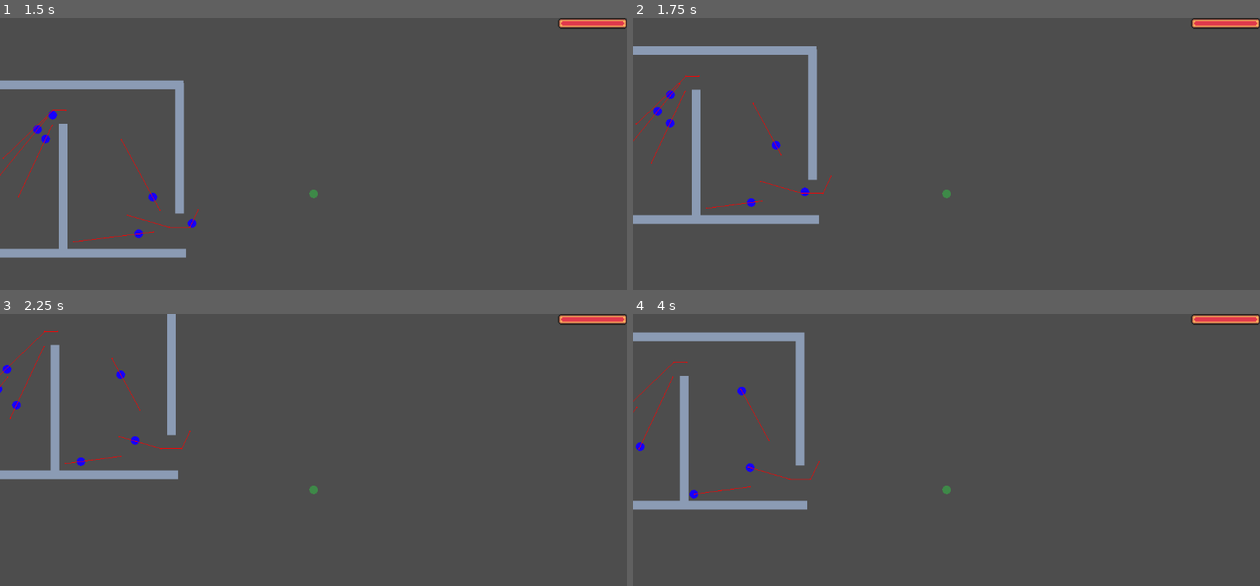
Above: before the commit, frames 1-4 (two rows, left to right).
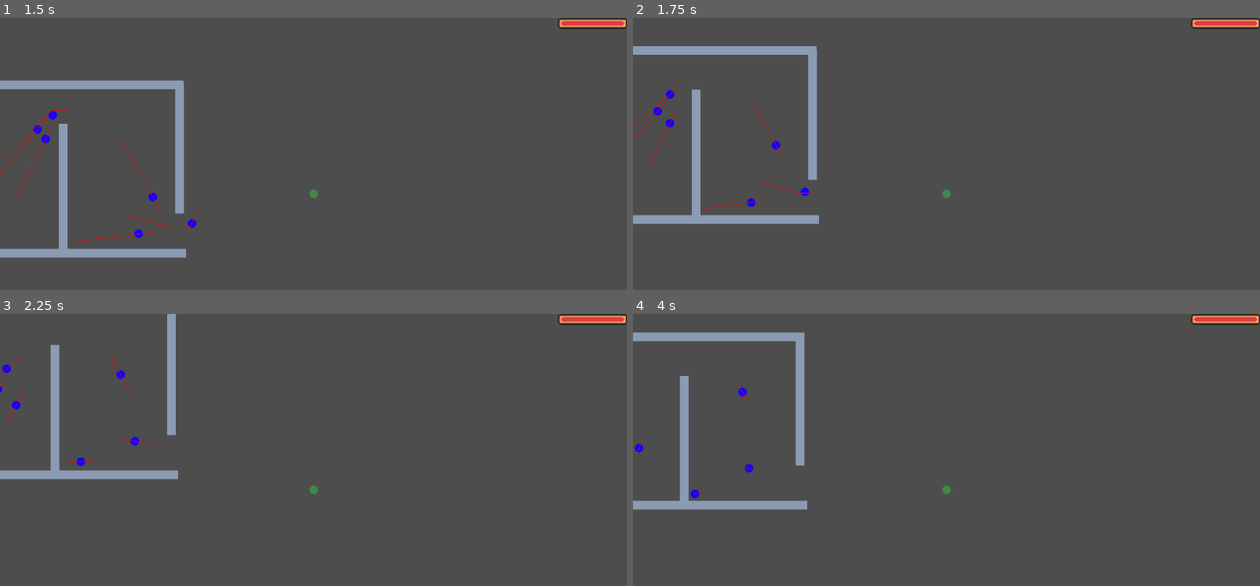
Above: after the commit, the same moments.

Repository: whocares-abt/fast-pace
Game: Godot game, scene res://Scenes/debug_map.tscn
Same seed, same stepped clock (60 frames per second), same inputs: the game is played once before the commit and once after it.
Inputs (mouse positions are in pixels of both pictures, inside the frame that each line leads up to):
- Up to frame 1 (1.5 s): move the mouse to (451, 175) at 0.52 s; hold D (move_right) 0.53-1.28 s; hold Right mouse button (ability) 0.53-1.28 s; move the mouse to (188, 211) at 1.27 s; hold S (move_down) from 1.28 s (still down); click (188, 211) at 1.35 s
- Up to frame 2 (1.75 s): keep holding S (move_down)
- Up to frame 3 (2.25 s): move the mouse to (376, 411) at 2.02 s; release S (move_down) at 2.03 s; hold D (move_right) from 2.03 s (still down); hold Shift (bullet_time) from 2.03 s (still down)
- Up to frame 4 (4 s): move the mouse to (915, 561) at 2.77 s; release D (move_right) at 2.78 s; release Shift (bullet_time) at 2.78 s; hold W (move_up) 2.78-3.53 s; right-click (915, 561) at 2.85 s; move the mouse to (1134, 542) at 3.52 s; press the mouse at (1134, 542) at 3.53 s; hold A (move_left) from 3.53 s (still down)

Frame 1 is identical in both runs. In frame 2, 0.2% of the frame differs, in the area x 0-32%, y 21-65%; in frame 3, 0.2%; in frame 4, 0.3%, in the area x 0-30%, y 17-69%.

Commit message:
Fixed enemy navigation aggro bug
Enemy would not update their navigation if player would not move. Problematic since their velocity would remain the same

Diff:
--- a/Scripts/AI/navigation_component.gd
+++ b/Scripts/AI/navigation_component.gd
@@ -15,5 +15,5 @@
 		nav_timer.stop()
 		return
 
-	if (target_position - goal.global_position).length() > path_recalc_threshold:
-		target_position = goal.global_position
+	#if (target_position - goal.global_position).length() > path_recalc_threshold:
+	target_position = goal.global_position
